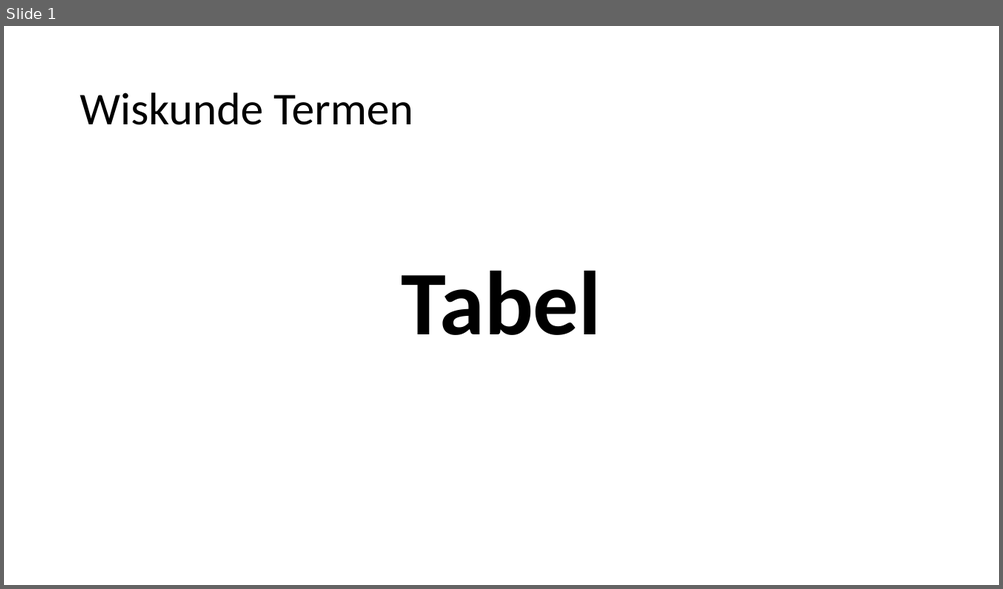
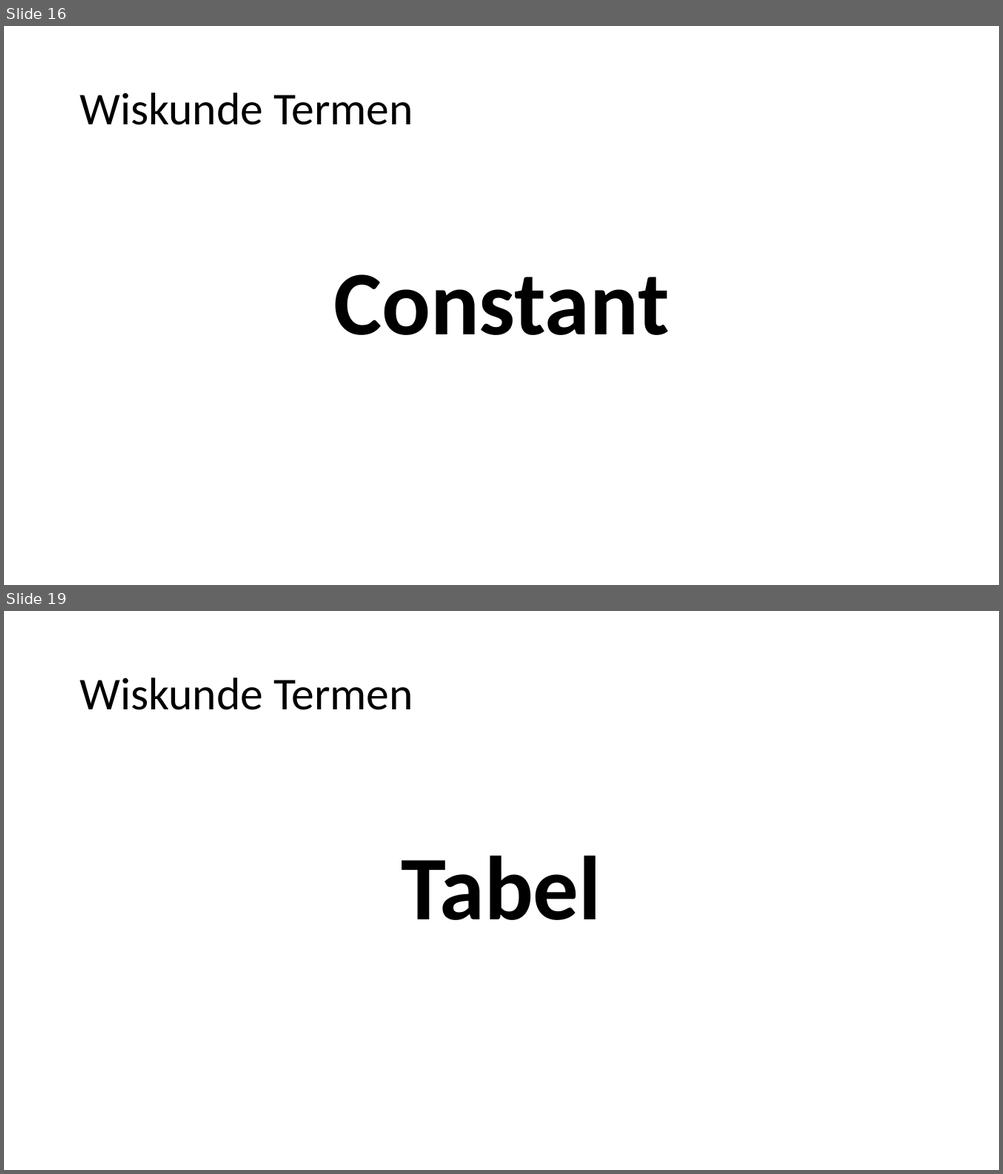
Before and after one commit to heinvinkel/wiskundetermen, a slide deck: verbanden en formules/AAAAverbanden en formules.pptx. Shown one above the other, each under a label of ours: slide 1 before the commit, slides 16 and 19 after it; the slides between them are not shown. The pictures are 1003x589 and 1003x1174 pixels, drawn with LibreOffice and Linux fonts; fonts in the diff are those of the drawing. Boxes give left, top, right and bottom in pixels: in the first picture for what was removed or moved away, otherwise in the second. Text is boxed around its words. In the diff, an @@ line names an element or a change of style, - is before the commit and + after.

```diff
--- a/verbanden en formules/AAAAverbanden en formules.pptx
+++ b/verbanden en formules/AAAAverbanden en formules.pptx
@@ slide 16 added at (4, 26, 999, 585), background #FFFFFF @@
@@ title added at (79, 93, 413, 125), 44 pt, text #000000 @@
+Wiskunde Termen
@@ text added at (333, 275, 669, 335), 87.8 pt, text #000000, bold @@
+Constant
@@ what was slide 1 is now slide 19 @@
```
Also in this commit, not shown: 17 other slides added, 14 other files.
